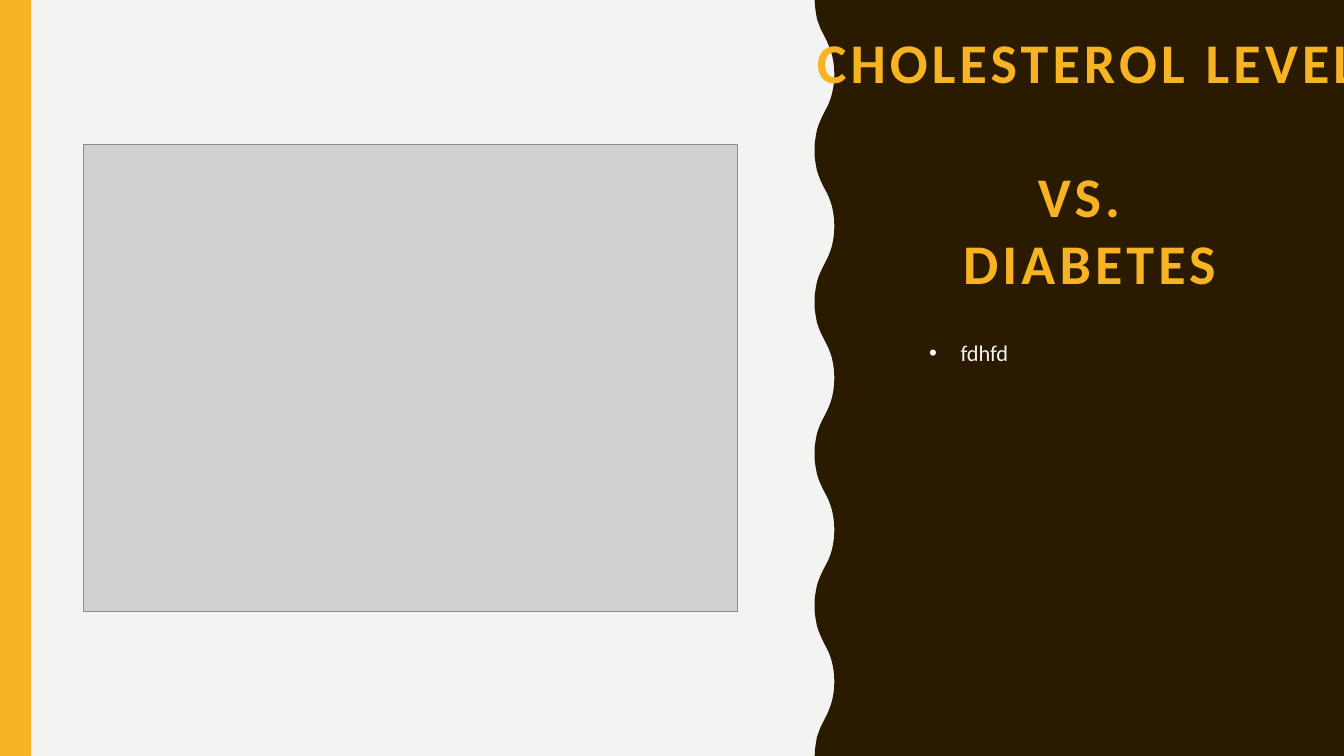
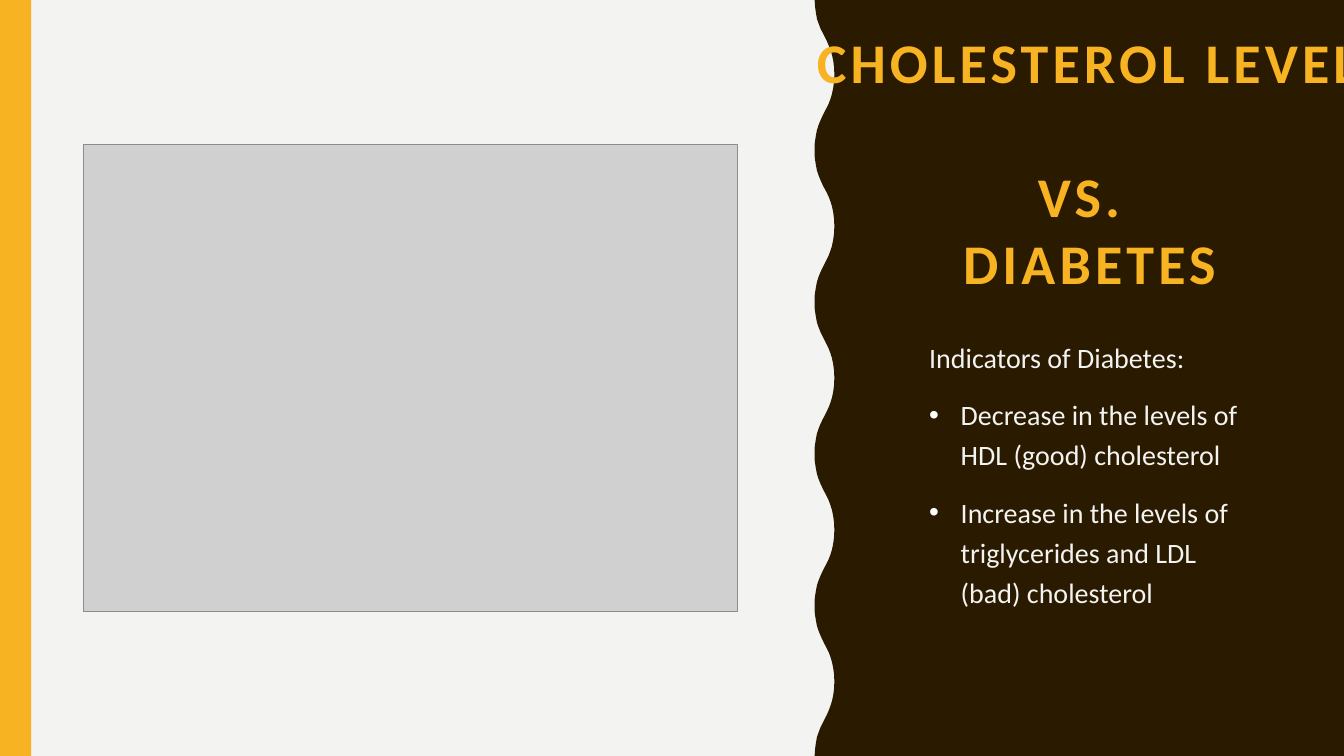
Before and after one commit to elanguo/Group_project, a slide deck: slide 14 of BIS 15L Final Presentation.pptx. Drawn at 1344x756 pixels with LibreOffice and Linux fonts; fonts in the diff are those of the drawing; grey boxes stand for pictures. Boxes give left, top, right and bottom in pixels: in the first picture for what was removed or moved away, otherwise in the second. Text is boxed around its words. In the diff, an @@ line names an element or a change of style, - is before the commit and + after.

```diff
--- a/BIS 15L Final Presentation.pptx
+++ b/BIS 15L Final Presentation.pptx
@@ text at <box>929,348,1237,607</box>: text changed; size 16 to 20 pt @@
-• fdhfd
+Indicators of Diabetes:
+• Decrease in the levels of HDL (good) cholesterol
+• Increase in the levels of triglycerides and LDL (bad) cholesterol
```
Also in this commit, not shown: 1 other slide changed, 4 other files.
